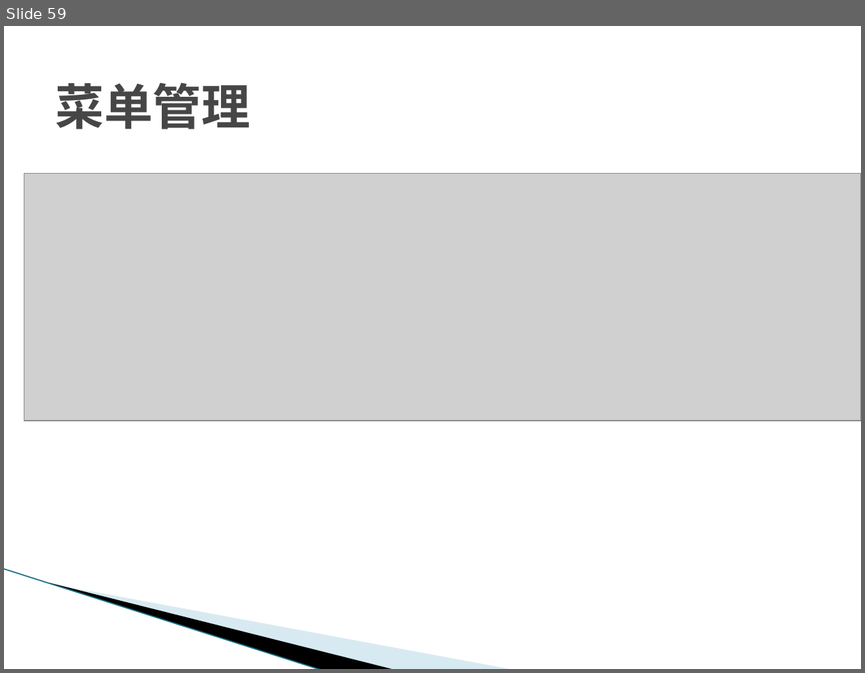
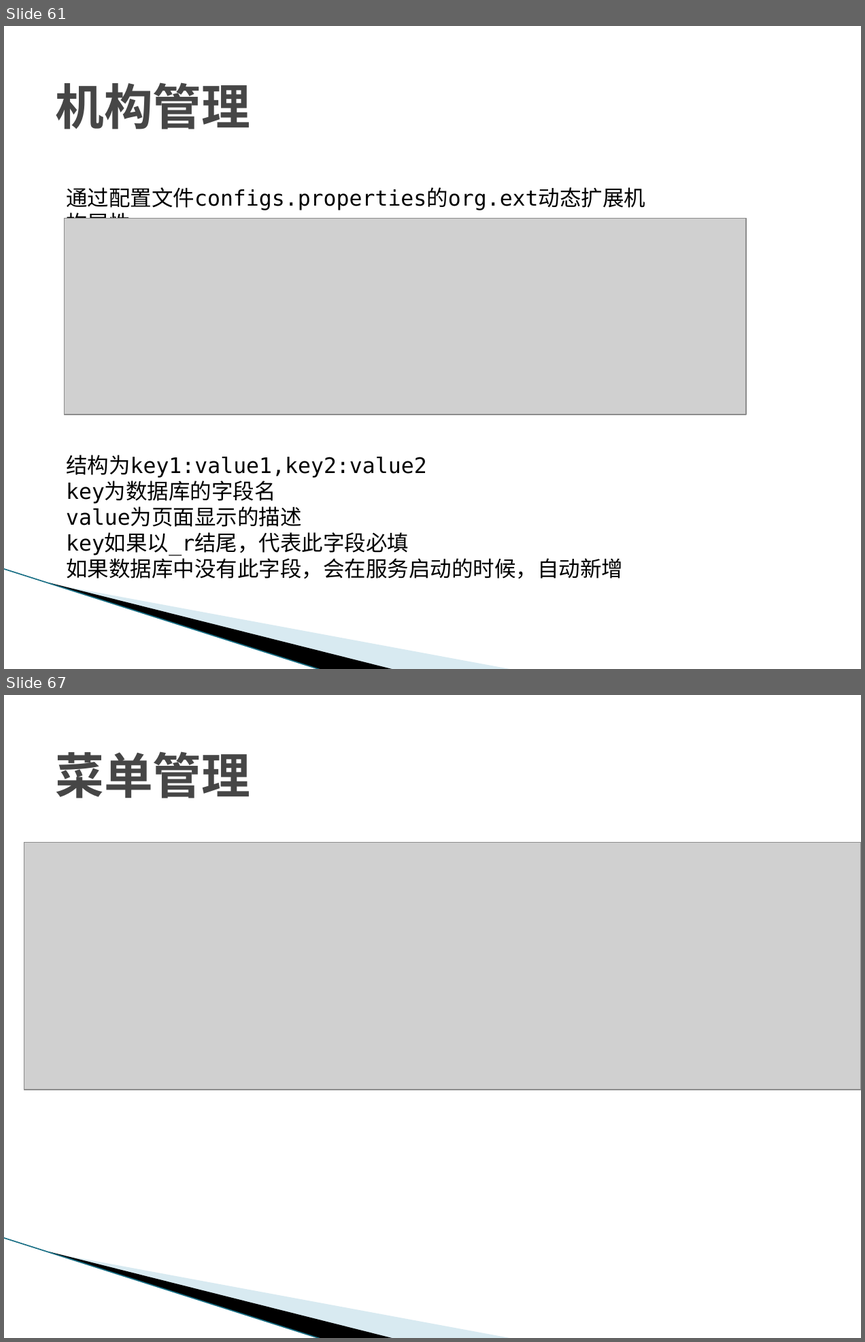
Before and after one commit to SunflowersOfJava/simba, a slide deck: doc/框架使用说明_1.1.15.pptx. Shown one above the other, each under a label of ours: slide 59 before the commit, slides 61 and 67 after it; the slides between them are not shown. The pictures are 865x673 and 865x1342 pixels, drawn with LibreOffice and Linux fonts; fonts in the diff are those of the drawing; grey boxes stand for pictures; background and template pictures are left out. Boxes give left, top, right and bottom in pixels: in the first picture for what was removed or moved away, otherwise in the second. Text is boxed around its words. In the diff, an @@ line names an element or a change of style, - is before the commit and + after.

```diff
--- a/doc/框架使用说明_1.1.15.pptx
+++ b/doc/框架使用说明_1.1.15.pptx
@@ slide 61 added at [4, 26, 861, 669], background #FFFFFF; not listed: 3 template elements that a slide beside it also shows @@
@@ title added at [55, 82, 250, 129], 41 pt, text #464646, bold @@
+机构管理
@@ text added at [66, 187, 645, 210], 18 pt, text #000000 @@
+通过配置文件configs.properties的org.ext动态扩展机构属性
@@ picture added at [64, 218, 746, 414] @@
@@ text added at [66, 454, 623, 578], 18 pt, text #000000 @@
+结构为key1:value1,key2:value2
+key为数据库的字段名
+value为页面显示的描述
+key如果以_r结尾，代表此字段必填
+如果数据库中没有此字段，会在服务启动的时候，自动新增
@@ what was slide 59 is now slide 67 @@
```
Also in this commit, not shown: 4 slides changed, 25 other slides added, 6 slides removed.
